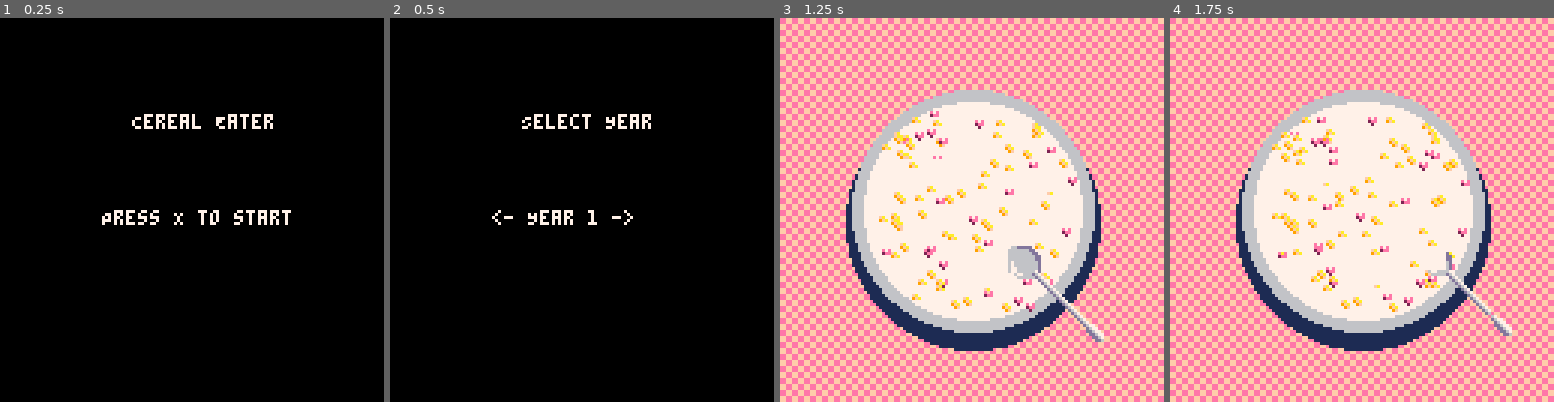
Above: before the commit, frames 1-4 (left to right).
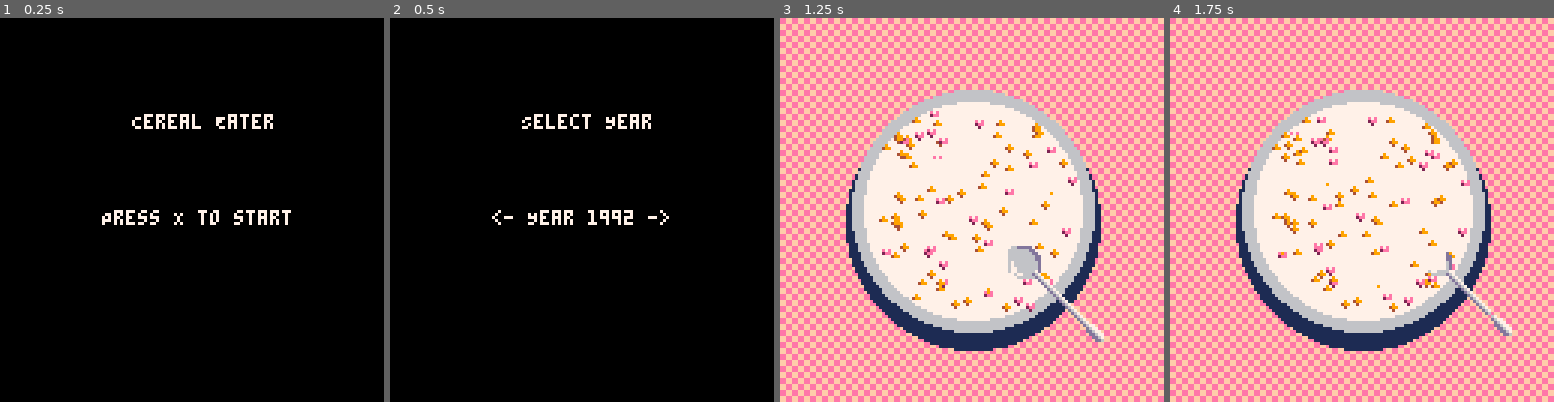
Above: after the commit, the same moments.

Repository: oddgoo/pico8-games
Game: PICO-8 cartridge cereal-eater.p8
The game is run twice, just before and just after one commit, with the same random seed, the same clock (stepped at 60 frames per second) and the same inputs.
Inputs:
- Up to frame 1 (0.25 s): no input
- Up to frame 2 (0.5 s): tap X (X key) at 0.33 s
- Up to frame 3 (1.25 s): tap O (Z key) at 0.7 s; tap X (X key) at 1.07 s
- Up to frame 4 (1.75 s): hold Right from 1.6 s (still down); tap O (Z key) at 1.7 s

Frame 1 is identical in both runs. In frame 2, 0.2% of the frame differs, in the area x 54-73%, y 50-54%; in frame 3, 1.9%; in frame 4, 2.1%, in the area x 26-75%, y 25-77%.

Commit message:
-finished styling all years

Diff:
--- a/cereal-eater.p8
+++ b/cereal-eater.p8
@@ -8,9 +8,10 @@
 game_state = "title"
 selected_year = 1
 years = {
-    {bg=0xef, milk=7, flakes={1,2}},
-    {bg=0x03, milk=14, flakes={2,3}},
-    {bg=0x07, milk=2, flakes={3,4}}
+    {bg=0xef, milk=7, flakes={1,2}, label="1992",  bgp = 0b1100110000110011},
+    {bg=0x49, milk=15, flakes={3,4}, label="2019", bgp = 0b0011011011000110},
+    {bg=0x15, milk=12, flakes={5,6}, label="2056", bgp = 0b0101011010100101},
+	{bg=0x01, milk=0, flakes={7,8}, label="3000",  bgp = 0b1111101111111111}
 }
 function _init()
 	 -- Initialize title screen
@@ -42,12 +43,12 @@
 	elseif game_state == "year_select" then
 	 cls()
 	 print("Select Year", 44, 32, 7)
-	 print("<- Year " .. selected_year .. " ->", 34, 64, 7)
+	 print("<- Year " .. years[selected_year].label .. " ->", 34, 64, 7)
 	else
 	 local year = years[selected_year]
 
 	 -- Background
-	 fillp(0b1100110000110011)
+	 fillp(years[selected_year].bgp)
 	 rectfill(0,0,128,128,year.bg)
 	 fillp()
 
@@ -313,10 +314,14 @@
 --sprite maps--
 
 flake_s = {}
-flake_s[1] = {x=45,y=5,w=3,h=3}
+flake_s[1] = {x=40,y=0,w=3,h=3}
 flake_s[2] = {x=45,y=0,w=3,h=3}
-flake_s[3] = {x=40,y=0,w=3,h=3}
-flake_s[4] = {x=40,y=5,w=3,h=3}
+flake_s[3] = {x=56,y=8,w=6,h=6}
+flake_s[4] = {x=53,y=0,w=3,h=3}
+flake_s[5] = {x=64,y=9,w=7,h=8}
+flake_s[6] = {x=52,y=6,w=4,h=2}
+flake_s[7] = {x=57,y=1,w=1,h=1}
+flake_s[8] = {x=61,y=0,w=3,h=3}
 
 splash_s = {}
 splash_s[1] = {x=64,y=0,w=2,h=2}
@@ -338,17 +343,17 @@
 0070070000000000dd00000000000000000000000400002022000010000000090000000007777777077007000007777007070000077777777770000000000000
 00077000000000006dd0000000000000000000000000000000000000000000000000707007777770007000000007700000000700077777777000000000000000
 00077000000000006dd0000000000000000000000000000000000000000000007007770077777700000000700077070000007700777777777700000000000000
-007007000000000066d0000000000000000000003bb00fa000700000000000000700777700777700000070000070007000000000070777777000000000000000
-000000000000000066d00000000000000000000003b009fa099000b0000000000000777707070000070000000700700000000070000777777770000000000000
-000000000000000066d0000000000000000000000030009f4000030b000000000007077000000070000000000000000000000000000777777700000000000000
-066ddddd0677666667d0000000000000000000000000000000000000000000000000000000000000000000000000000000000000007077770000000000000000
-666666dd00677666d6700000000000000000000003b003b003b003b0000000000000000000000000000000000000000000000000000000700000000000000000
-66666666000666666d67000000000000000000003073307330733073000000000000000000000000000000000000000000000000000000000000000000000000
-666666660000000000d6700000000000000000003003300330033003000000000000000000000000000000000000000000000000000000000000000000000000
-6666666600000000000d67000000000000000000e333333ee303303e000000000000000000000000000000000000000000000000000000000000000000000000
-67666666000000000000d67000000000000000000300003003300330000000000000000000000000000000000000000000000000000000000000000000000000
-676666660000000000000d6700000000000000000033330000333300000000000000000000000000000000000000000000000000000000000000000000000000
-6776666600000000000000d670000000000000000000000000000000000000000000000000000000000000000000000000000000000000000000000000000000
+007007000000000066d0000000000000000000000000000000700000000000000700777700777700000070000070007000000000070777777000000000000000
+000000000000000066d00000000000000000000000000000099030b0000000000000777707070000070000000700700000000070000777777770000000000000
+000000000000000066d000000000000000000000000000004000030b000000000007077000000070000000000000000000000000000777777700000000000000
+066ddddd0677666667d000000000000000000000000000000000000000099000000000003bb00fa0000000000000000000000000007077770000000000000000
+666666dd00677666d6700000000000000000000003b003b003b003b0044449000000007903b009fa000000000000000000000000000000700000000000000000
+66666666000666666d6700000000000000000000307330733073307324244900000009400030009f000000000000000000000000000000000000000000000000
+666666660000000000d6700000000000000000003003300330033003242244000000940000000000000000000000000000000000000000000000000000000000
+6666666600000000000d67000000000000000000e333333ee303303e024420000009200000000000000000000000000000000000000000000000000000000000
+67666666000000000000d67000000000000000000300003003300330002200000092000000000000000000000000000000000000000000000000000000000000
+676666660000000000000d6700000000000000000033330000333300000000000420000000000000000000000000000000000000000000000000000000000000
+6776666600000000000000d670000000000000000000000000000000000000002200000000000000000000000000000000000000000000000000000000000000
 00000000000000000000000d67000000000000000000000000000000000000000000000000000000000000000000000000000000000000000000000000000000
 000000000000000000000000d6700000000000000000000000000000000000000000000000000000000000000000000000000000000000000000000000000000
 0000000000000000000000000d670000000000000000000000000000000000000000000000000000000000000000000000000000000000000000000000000000
